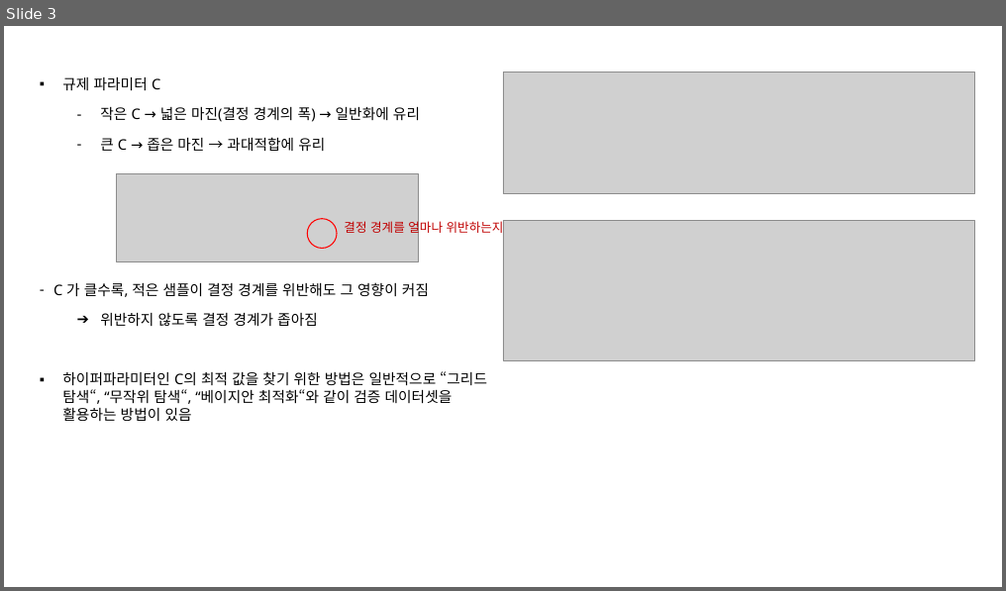
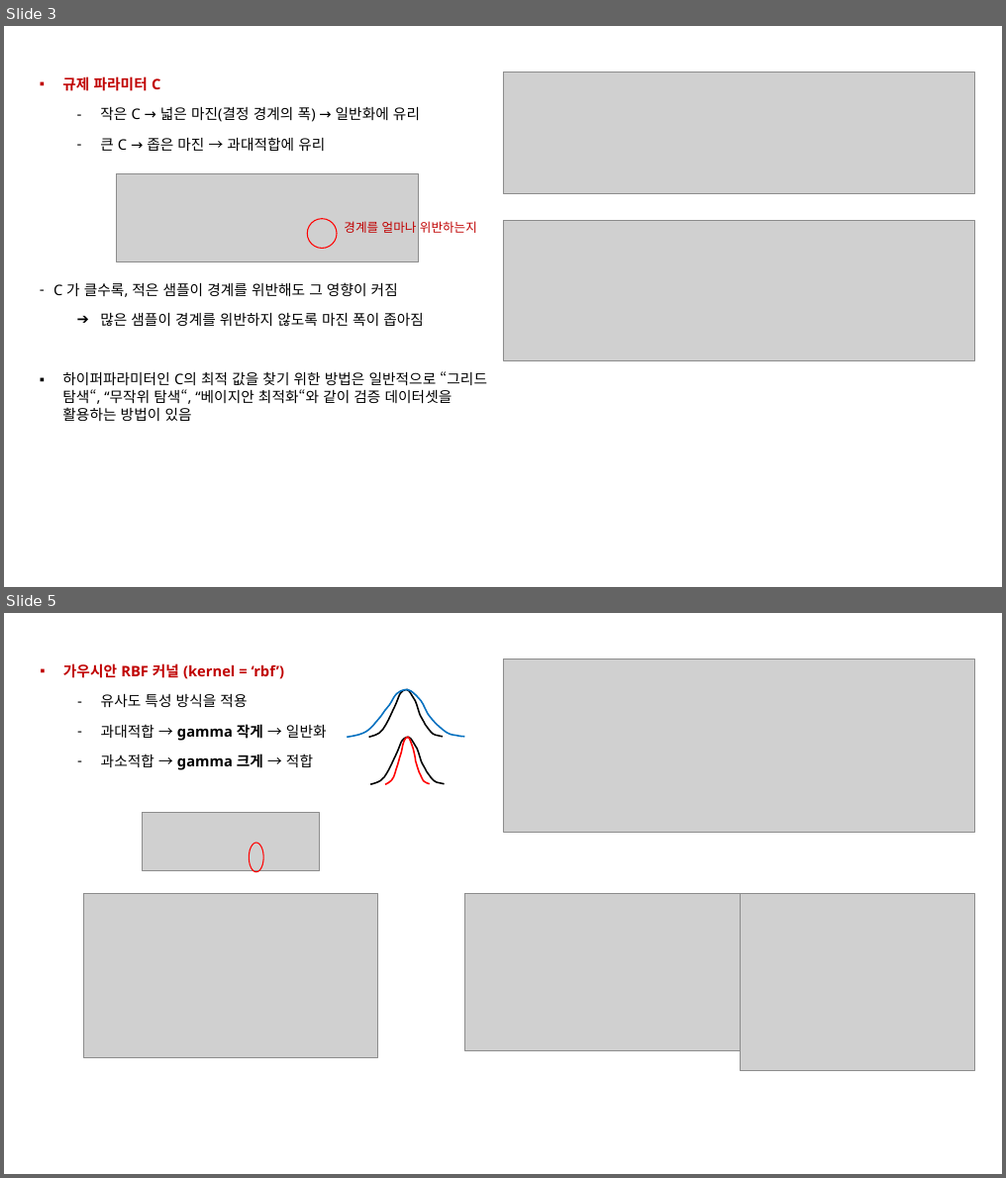
Before and after one commit to Kwan-Gu/data_science, a slide deck: ML/HandsOn/05/05_서포트벡터머신.pptx. Shown one above the other, each under a label of ours: slide 3 before the commit, slides 3 and 5 after it; the slides between them are not shown. The pictures are 1006x591 and 1006x1178 pixels, drawn with LibreOffice and Linux fonts; fonts in the diff are those of the drawing; grey boxes stand for pictures. Boxes give left, top, right and bottom in pixels: in the first picture for what was removed or moved away, otherwise in the second. Text is boxed around its words. In the diff, an @@ line names an element or a change of style, - is before the commit and + after.

```diff
--- a/ML/HandsOn/05/05_서포트벡터머신.pptx
+++ b/ML/HandsOn/05/05_서포트벡터머신.pptx
@@ slide 5 added at (4, 613, 1002, 1174), background #FFFFFF @@
@@ text added at (63, 663, 327, 770), 14 pt, text #000000, bold @@
+▪ 가우시안 RBF 커널 (kernel = ‘rbf’)
+  – 유사도 특성 방식을 적용
+  – 과대적합 → gamma 작게 → 일반화
+  – 과소적합 → gamma 크게 → 적합
@@ picture added at (503, 659, 975, 832) @@
@@ freeform shape added at (347, 689, 464, 737), outline #0070C0 1.5 pt @@
@@ freeform shape added at (369, 689, 443, 737), outline #000000 1.5 pt @@
@@ freeform shape added at (371, 738, 445, 784), outline #000000 1.5 pt @@
@@ freeform shape added at (385, 738, 430, 784), outline #FF0000 1.5 pt @@
@@ picture added at (143, 812, 319, 871) @@
@@ ellipse added at (249, 843, 263, 872), outline #FF0000 1 pt @@
@@ picture added at (83, 894, 378, 1059) @@
@@ picture added at (465, 894, 740, 1051) @@
@@ picture added at (740, 894, 975, 1070) @@
@@ slide 3 changed as well @@
@@ text at (62, 76, 160, 91): text colour #000000 to #C00000, bold on in "규제 파라미터 C" @@
@@ text at (344, 221, 477, 233): text changed @@
-결정 경계를 얼마나 위반하는지
+경계를 얼마나 위반하는지
@@ text at (54, 282, 424, 326): text changed @@
-– C 가 클수록, 적은 샘플이 결정 경계를 위반해도 그 영향이 커짐
-  ➔ 위반하지 않도록 결정 경계가 좁아짐
+– C 가 클수록, 적은 샘플이 경계를 위반해도 그 영향이 커짐
+  ➔ 많은 샘플이 경계를 위반하지 않도록 마진 폭이 좁아짐
```
Also in this commit, not shown: 2 other slides changed, 2 other slides added, 1 slide removed.
